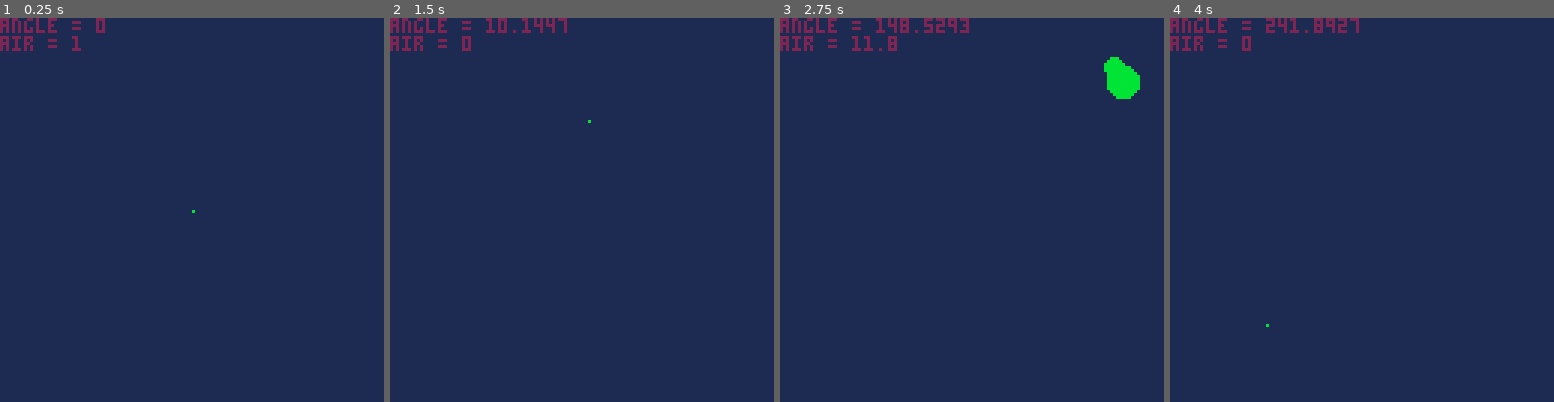
Above: before the commit, frames 1-4 (left to right).
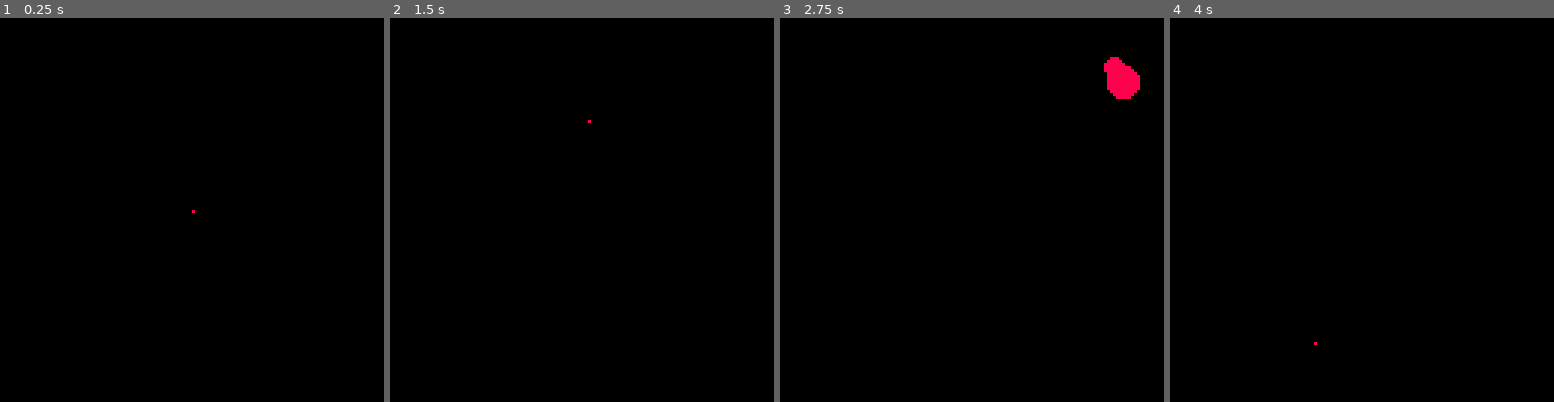
Above: after the commit, the same moments.

Repository: trivorak/p8
Game: PICO-8 cartridge balloon.p8
Two runs of this game, one before a commit and one after it. Both use one fixed random seed, a clock stepped at 60 frames per second and the inputs below.
Inputs:
- Up to frame 1 (0.25 s): no input
- Up to frame 2 (1.5 s): tap X (X key) at 0.33, 1.07 s; tap O (Z key) at 0.7 s
- Up to frame 3 (2.75 s): hold Right 1.6-2.1 s; tap O (Z key) at 1.7, 2.1, 2.5 s; tap X (X key) at 1.85 s; hold Up 2.15-2.42 s; hold Right from 2.47 s (still down)
- Up to frame 4 (4 s): tap O (Z key) at 2.9, 3.3, 3.7 s; tap X (X key) at 2.97 s; release Right at 3.03 s; hold Left 3.08-3.58 s; hold Down 3.63-3.97 s

The runs differ from the first frame. In frame 1, 100% of the frame differs, in the area x 0-100%, y 0-100%; in frame 2, 100%; in frame 3, 100%; in frame 4, 100%.

Commit message:
code cleanup

Diff:
--- a/balloon.p8
+++ b/balloon.p8
@@ -3,14 +3,14 @@
 __lua__
 
 function _init()
-	bgcolor = 1
+	bgcolor = 0
 	air = 1
 	hcolor = 5
 	angle = 0
 	popped = false
 	cx = 128/2
 	cy = 128/2
-	ballcolor = 11
+	ballcolor = 8
 	speed = 10
 	rel = false
 	invx = false
@@ -57,11 +57,11 @@
 		angle += 5
 	end
 
-	if (btn(2)) and (popped == false) then
+	if (btn(2)) and (popped == false) and (rel==false) then
 		air += 2
 	end
 
-	if (btn(3)) and (popped == false) then
+	if (btn(3)) and (popped == false) and (rel==false) then
 		air -= 2
 	end
 
@@ -105,9 +105,7 @@
 	if air > 10 then
 		circfill(lnx,lny,3,ballcolor)
 	end
-	--debug
-	print("angle = " .. angle,0,0,2)
-	print("air = " .. air,0,6,2)
+
 end
 
 function callinverse(input)
@@ -136,10 +134,10 @@
 	currentrandom = rnd(10)-5 + lastrandom/1.08
 	angle = angle + currentrandom
 	lastrandom = currentrandom
-	air -= 0.4
+	air -= 0.5
 
 	if air < 25 then
-		air -= 1.0
+		air -= 1.25
 	end
 
 end
